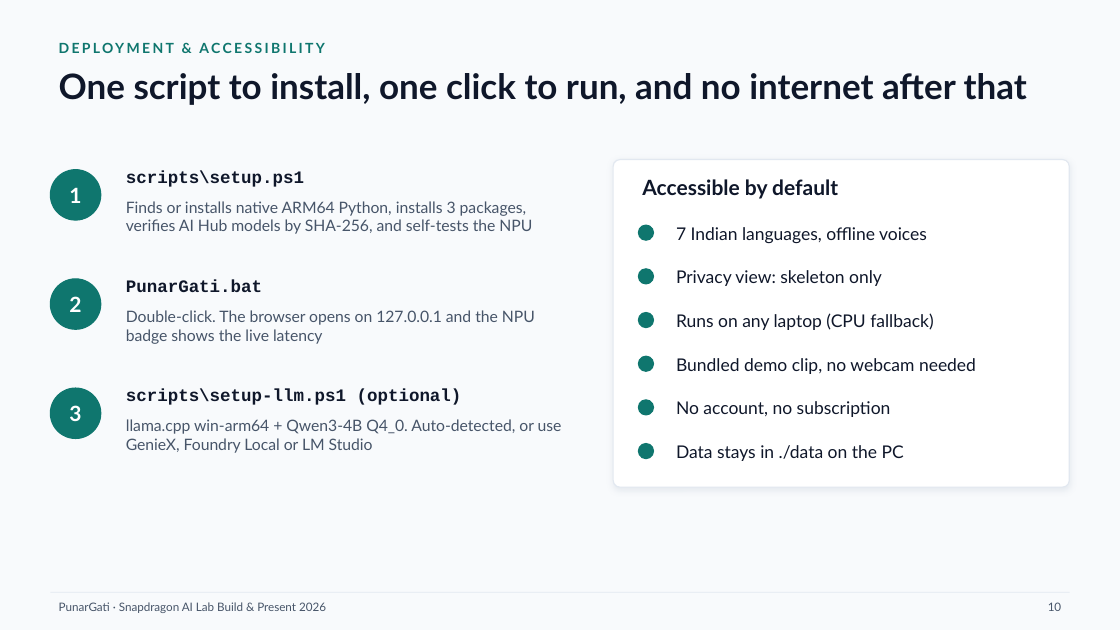
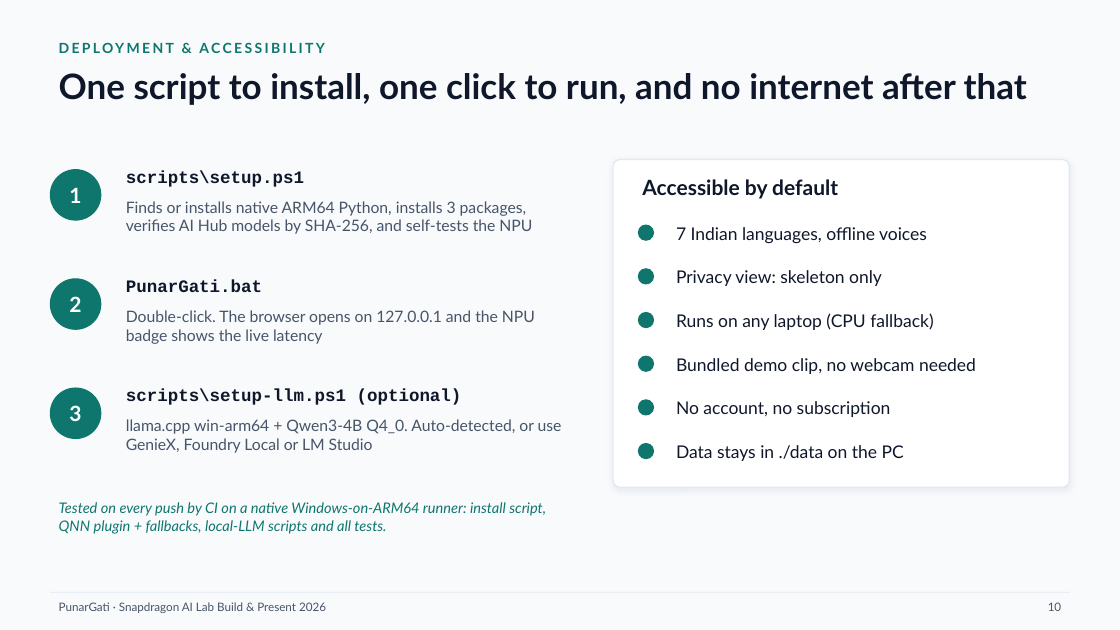
Before and after one commit to Sachin0496/punargati, a slide deck: slide 10 of deck/PunarGati.pptx. Drawn at 1120x630 pixels with LibreOffice and Linux fonts; fonts in the diff are those of the drawing. Boxes give left, top, right and bottom in pixels: in the first picture for what was removed or moved away, otherwise in the second. Text is boxed around its words. In the diff, an @@ line names an element or a change of style, - is before the commit and + after.

```diff
--- a/deck/PunarGati.pptx
+++ b/deck/PunarGati.pptx
@@ text added at (59, 502, 546, 534), 12.5 pt, text #0F766E, italic @@
+Tested on every push by CI on a native Windows-on-ARM64 runner: install script, QNN plugin + fallbacks, local-LLM scripts and all tests.
```
Also in this commit, not shown: 3 other files.
